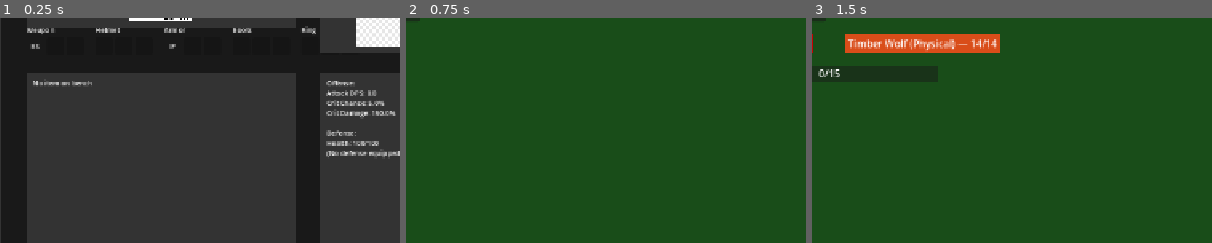
Above: before the commit, frames 1-3 (left to right).
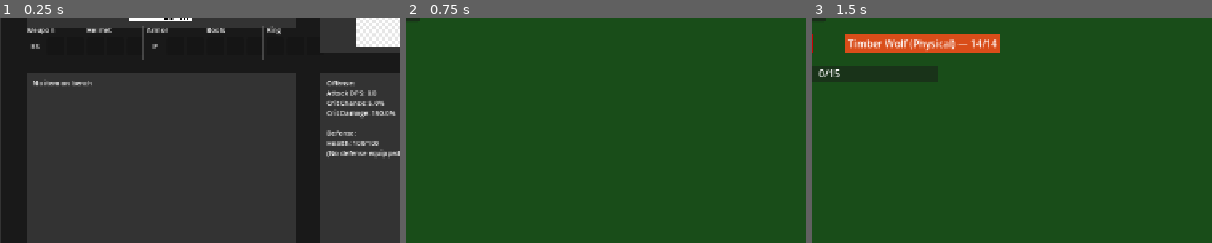
Above: after the commit, the same moments.

Repository: loginn/hammertime
Game: Godot game, scene res://scenes/main.tscn
Two runs of this game, one before a commit and one after it. Both use one fixed random seed, a clock stepped at 60 frames per second and the inputs below.
Inputs:
- Up to frame 1 (0.25 s): no input
- Up to frame 2 (0.75 s): click "Adventure" at 0.5 s
- Up to frame 3 (1.5 s): click "Start Combat" at 1.25 s
The pictures show only the part of the screen within x 23-73%, y 27-77%; the shares and areas given below are measured in that part.

The runs differ from the first frame. In frame 1, 0.9% of the frame differs, in the area x 21-79%, y 3-19%; in frame 2, nothing differs; in frame 3, nothing differs.

Commit message:
fix(57): use vertical line separators between stash groups instead of wide gaps
Revert 24px gaps back to original 10px spacing. Add 4 thin ColorRect
vertical separators between the 5 stash groups for clear visual
distinction without wasting horizontal space.

Co-Authored-By: Claude Opus 4.6 (1M context) <noreply@anthropic.com>

Diff:
--- a/scenes/forge_view.tscn
+++ b/scenes/forge_view.tscn
@@ -283,7 +283,7 @@
 anchors_preset = 0
 offset_left = 340.0
 offset_top = 155.0
-offset_right = 880.0
+offset_right = 820.0
 offset_bottom = 215.0
 
 [node name="WeaponGroup" type="VBoxContainer" parent="StashDisplay"]
@@ -324,9 +324,9 @@
 
 [node name="HelmetGroup" type="VBoxContainer" parent="StashDisplay"]
 layout_mode = 0
-offset_left = 110.0
-offset_top = 0.0
-offset_right = 196.0
+offset_left = 96.0
+offset_top = 0.0
+offset_right = 182.0
 offset_bottom = 60.0
 
 [node name="HelmetLabel" type="Label" parent="StashDisplay/HelmetGroup"]
@@ -360,9 +360,9 @@
 
 [node name="ArmorGroup" type="VBoxContainer" parent="StashDisplay"]
 layout_mode = 0
-offset_left = 220.0
-offset_top = 0.0
-offset_right = 306.0
+offset_left = 192.0
+offset_top = 0.0
+offset_right = 278.0
 offset_bottom = 60.0
 
 [node name="ArmorLabel" type="Label" parent="StashDisplay/ArmorGroup"]
@@ -396,9 +396,9 @@
 
 [node name="BootsGroup" type="VBoxContainer" parent="StashDisplay"]
 layout_mode = 0
-offset_left = 330.0
-offset_top = 0.0
-offset_right = 416.0
+offset_left = 288.0
+offset_top = 0.0
+offset_right = 374.0
 offset_bottom = 60.0
 
 [node name="BootsLabel" type="Label" parent="StashDisplay/BootsGroup"]
@@ -432,9 +432,9 @@
 
 [node name="RingGroup" type="VBoxContainer" parent="StashDisplay"]
 layout_mode = 0
-offset_left = 440.0
-offset_top = 0.0
-offset_right = 530.0
+offset_left = 384.0
+offset_top = 0.0
+offset_right = 470.0
 offset_bottom = 60.0
 
 [node name="RingLabel" type="Label" parent="StashDisplay/RingGroup"]
@@ -465,6 +465,38 @@
 theme_override_font_sizes/font_size = 10
 text = ""
 disabled = true
+
+[node name="Sep1" type="ColorRect" parent="StashDisplay"]
+layout_mode = 0
+offset_left = 89.0
+offset_top = 2.0
+offset_right = 91.0
+offset_bottom = 55.0
+color = Color(0.4, 0.4, 0.4, 0.6)
+
+[node name="Sep2" type="ColorRect" parent="StashDisplay"]
+layout_mode = 0
+offset_left = 185.0
+offset_top = 2.0
+offset_right = 187.0
+offset_bottom = 55.0
+color = Color(0.4, 0.4, 0.4, 0.6)
+
+[node name="Sep3" type="ColorRect" parent="StashDisplay"]
+layout_mode = 0
+offset_left = 281.0
+offset_top = 2.0
+offset_right = 283.0
+offset_bottom = 55.0
+color = Color(0.4, 0.4, 0.4, 0.6)
+
+[node name="Sep4" type="ColorRect" parent="StashDisplay"]
+layout_mode = 0
+offset_left = 377.0
+offset_top = 2.0
+offset_right = 379.0
+offset_bottom = 55.0
+color = Color(0.4, 0.4, 0.4, 0.6)
 
 [node name="HeroGraphicsPanel" type="ColorRect" parent="."]
 offset_left = 810.0
